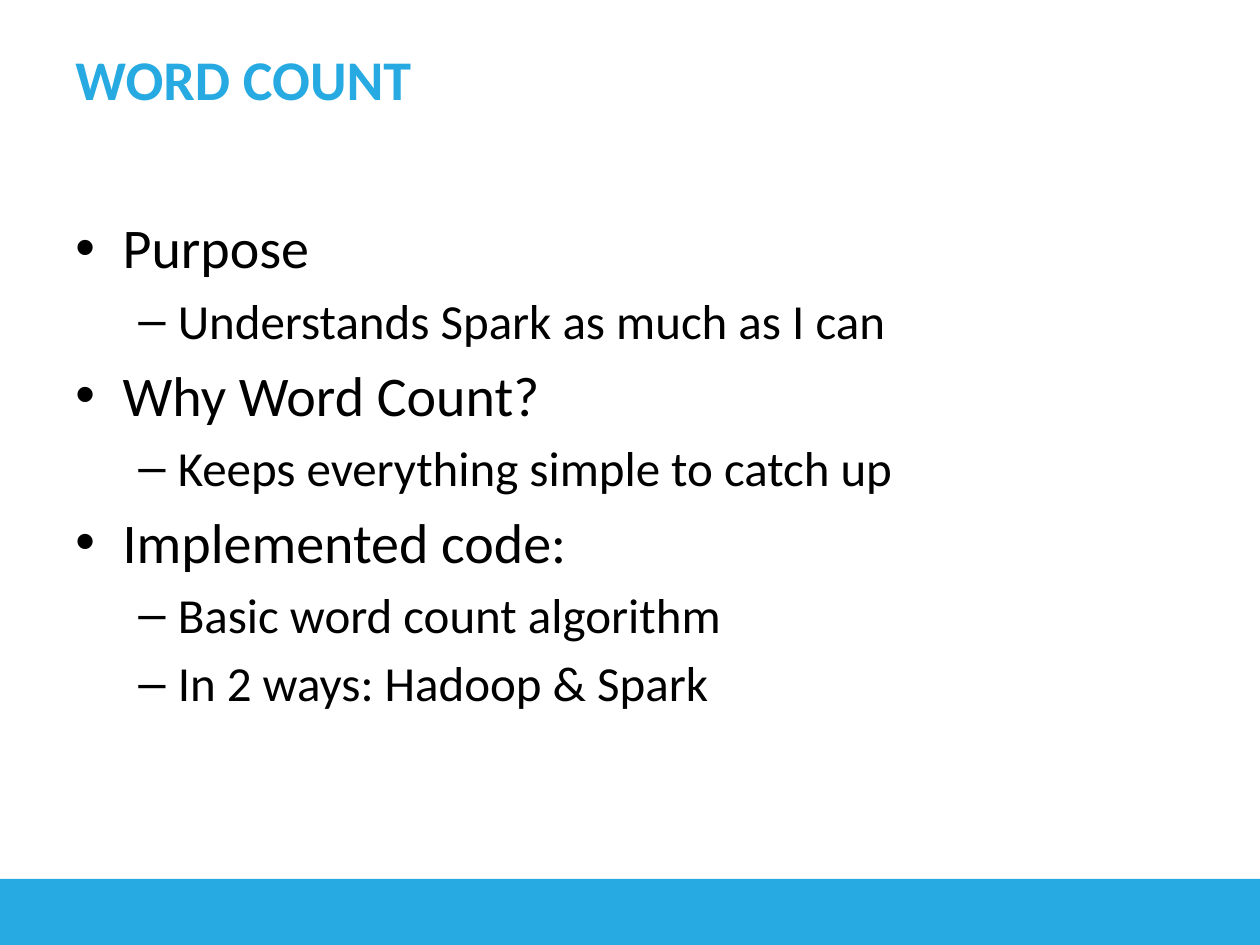
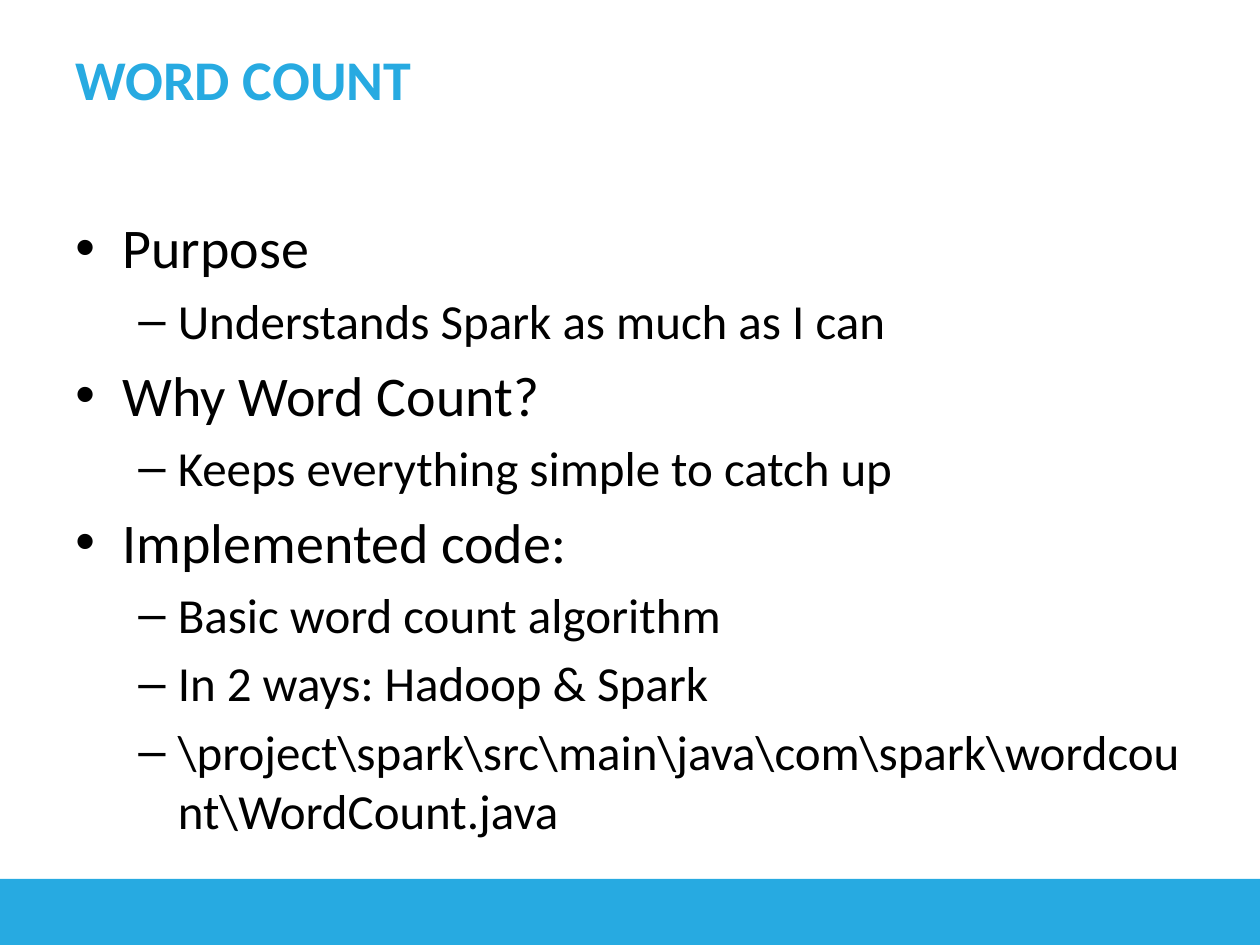
Before and after one commit to longhuynh/BigData, a slide deck: slide 36 of docs/Presentation.pptx. Drawn at 1260x945 pixels with LibreOffice and Linux fonts; fonts in the diff are those of the drawing. Boxes give left, top, right and bottom in pixels: in the first picture for what was removed or moved away, otherwise in the second. Text is boxed around its words. In the diff, an @@ line names an element or a change of style, - is before the commit and + after.

```diff
--- a/docs/Presentation.pptx
+++ b/docs/Presentation.pptx
@@ text at (178, 736, 1180, 838): paragraph added @@
+  – \project\spark\src\main\java\com\spark\wordcount\WordCount.java
```
Also in this commit, not shown: 1 other slide changed, 11 slides added, 1 slide removed.
